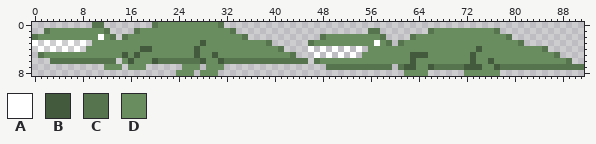
Sprite sheet: Graphics/AlligatorRunning.png. The picture above was drawn from the file before the commit.
The file is 184x18 pixels, drawn in blocks of 2x2; one block is one cell here.
Palette (. is transparent): A #ffffff  B #435a3d  C #56744e  D #698d5f
Pixels before, first column x 0:
0 ..........CC........CDDDDDDDDDDC............................................................
1 ..CDDDDDDDDDC....CDDDDDDDDDDDDDDDC......................CC........CDDDDDDDDDDC..............
2 CDDDDDDDDDDADC.CDDDDDDDDDDDDDDDDDDDC............CDDDDDDDDDC....CDDDDDDDDDDDDDDDC............
3 A.A.A.A.A.DDDDDDDDDDDDDDDDDDBDDDDDDDDDDC......CDDDDDDDDDDADC.CDDDDDDDDDDDDDDDDDDDC..........
4 .A.A.A.A.DDDDDDDDDBBDDDDDDDBDDDDDDDDDDDDDC....A.A.A.A.A.DDDDDDDDDDDDDDDDDDBDDDDDDDDDDC......
5 .CDDDDDDDDDDDDDBDBDDDDDDDDDBDDBDDDDDDDDDDDDC...A.A.A.A.DDDDDDDDBBBDDDDDDDBDDDDDDDDDDDDDC....
6 ...CCCCCCCCCCC.DBDDDBCCCCCCCBDDBCCCCCCCCCCCCCC.CDDDDDDDDDDDDDDDBDDDDDDDDDBDDBDDDDDDDDDDDDC..
7 ............DDD.DDD......DDD.DDD.................CCCCCCCCCCC.CBBDDBCCCCCBBBDDBCCCCCCCCCCCCCC
8 ........................DDD.DDD...............................DDDD......DDDDDD..............
Once edited:
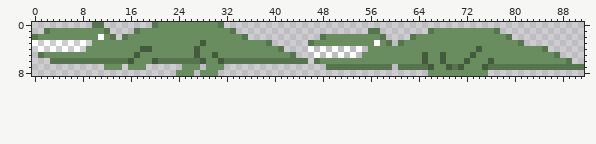
What changed:
{"y":5,"x":15,"old":"B","new":"D"}
{"y":5,"x":63,"old":"BB","new":"DD"}
{"y":5,"x":68,"old":"D","new":"B"}
{"y":6,"x":14,"old":".D","new":"CC"}
{"y":6,"x":63,"old":"B","new":"D"}
{"y":6,"x":65,"old":"D","new":"B"}
{"y":6,"x":68,"old":"D","new":"B"}
{"y":6,"x":72,"old":"DB","new":"BD"}
{"y":7,"x":62,"old":"BBDD","new":"CCCC"}
{"y":7,"x":67,"old":"CCC","new":"DDB"}
{"y":7,"x":71,"old":"CBBBDDB","new":"BDDDBCC"}
{"y":8,"x":62,"old":"DDDD......","new":"....DDDDDD"}
{"y":8,"x":76,"old":"DD","new":".."}
